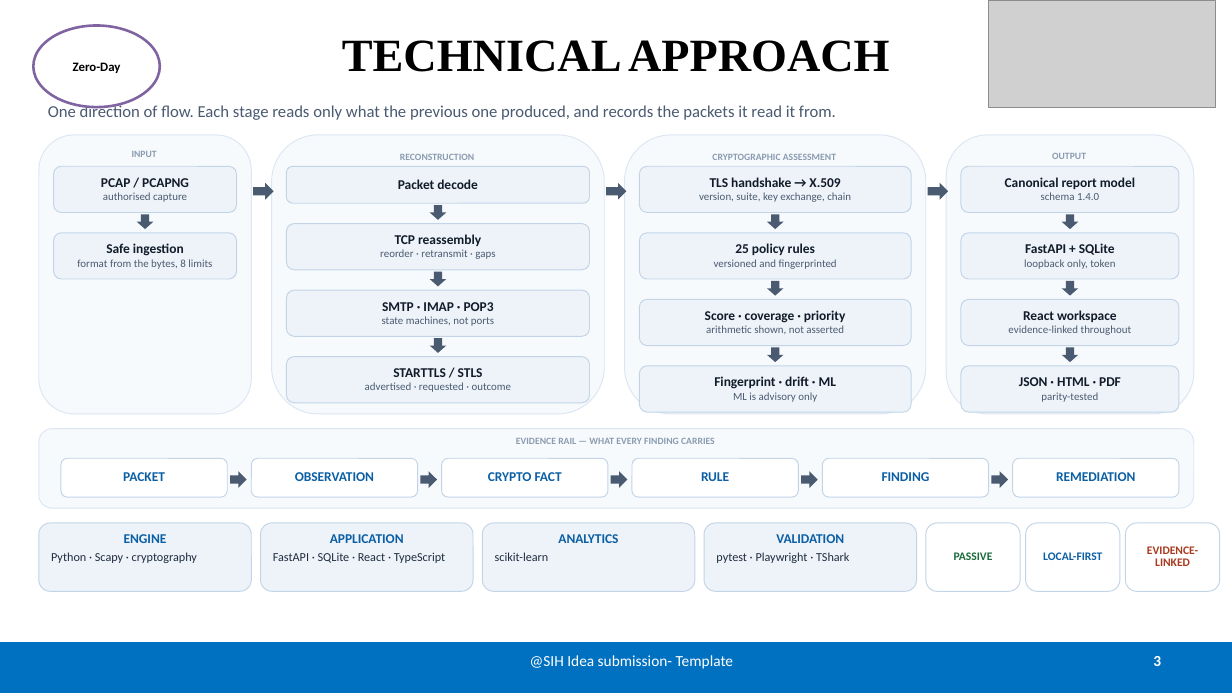
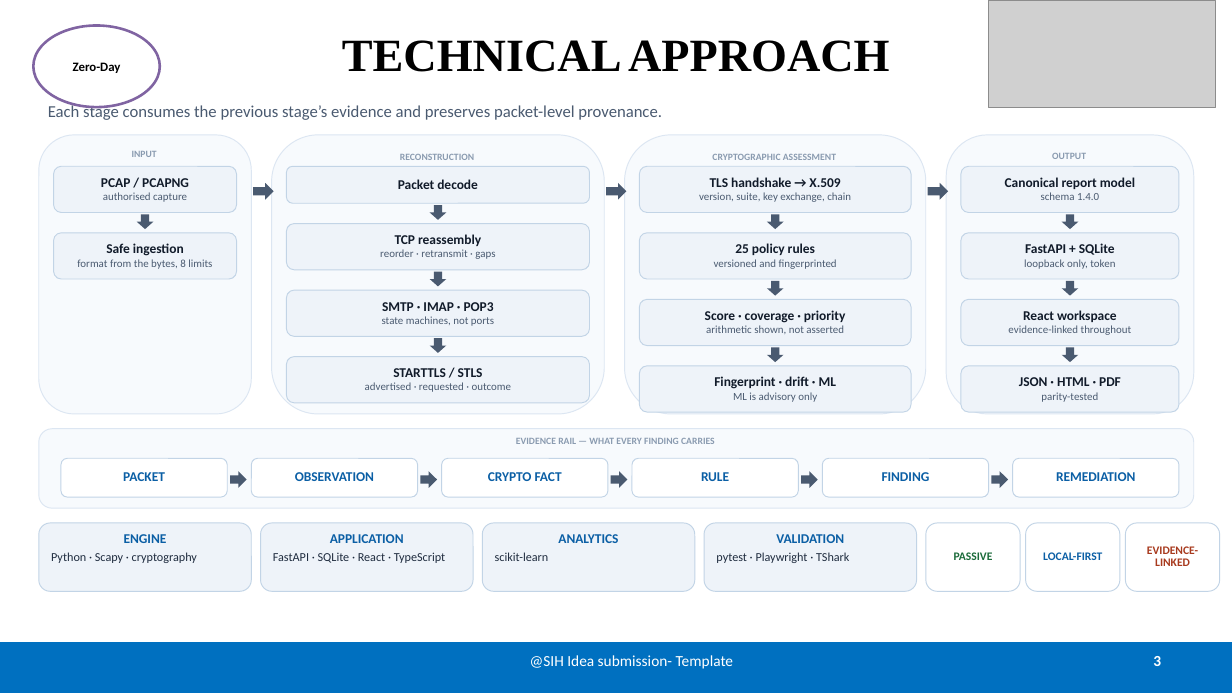
Before and after one commit to sgtsujith141-wq/securemailscope, a slide deck: slide 3 of submission/final/SecureMailScope-SIH26159-Zero-Day.pptx. Drawn at 1232x693 pixels with LibreOffice and Linux fonts; fonts in the diff are those of the drawing; grey boxes stand for pictures. Boxes give left, top, right and bottom in pixels: in the first picture for what was removed or moved away, otherwise in the second. Text is boxed around its words. In the diff, an @@ line names an element or a change of style, - is before the commit and + after.

```diff
--- a/submission/final/SecureMailScope-SIH26159-Zero-Day.pptx
+++ b/submission/final/SecureMailScope-SIH26159-Zero-Day.pptx
@@ text at <box>48,103,662,120</box>: text changed @@
-One direction of flow. Each stage reads only what the previous one produced, and records the packets it read it from.
+Each stage consumes the previous stage’s evidence and preserves packet-level provenance.
```
Also in this commit, not shown: 3 other slides changed, 2 other files.
